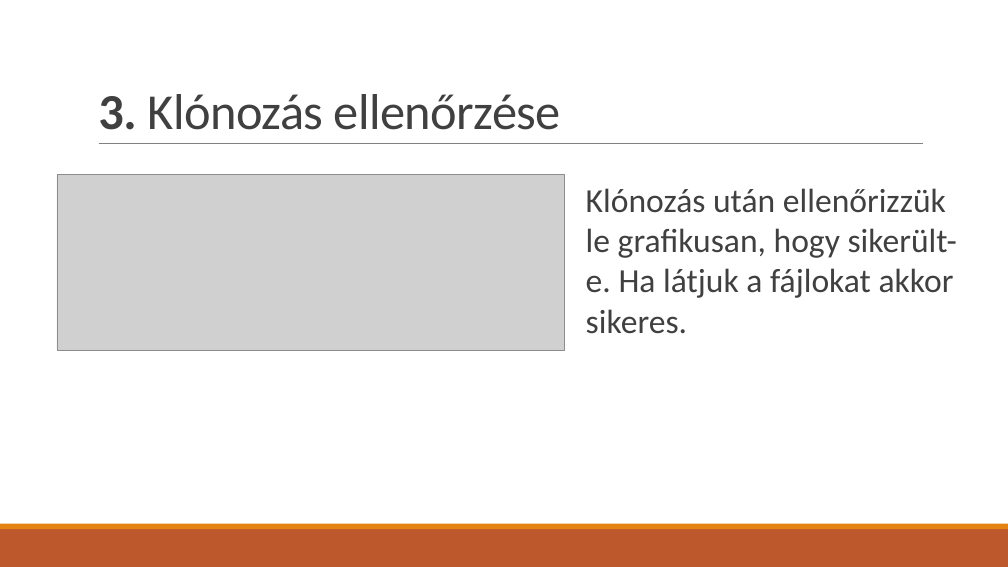
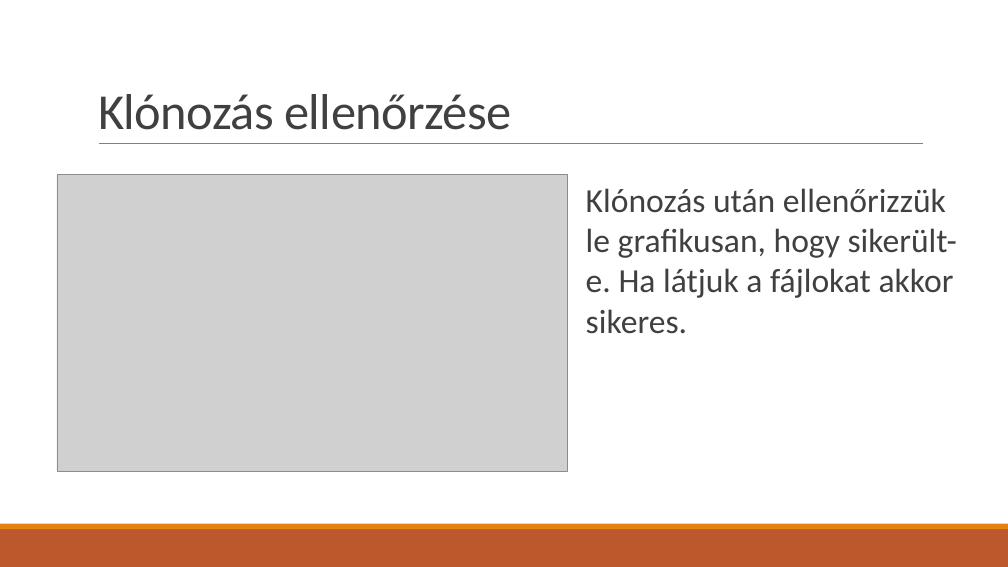
Before and after one commit to BognarBalint/Ikt_Projektmunka_2024-2025_Bogn-r_Roli_Kimi, a slide deck: slide 8 of Git_használat.pptx (slide 6 before the commit). Drawn at 1008x567 pixels with LibreOffice and Linux fonts; fonts in the diff are those of the drawing; grey boxes stand for pictures. Boxes give left, top, right and bottom in pixels: in the first picture for what was removed or moved away, otherwise in the second. Text is boxed around its words. In the diff, an @@ line names an element or a change of style, - is before the commit and + after.

```diff
--- a/Git_használat.pptx
+++ b/Git_használat.pptx
@@ title at bbox=[98, 94, 511, 130]: text changed @@
-3. Klónozás ellenőrzése
+Klónozás ellenőrzése
@@ picture: place and size @@
-picture at bbox=[57, 175, 564, 350]
+picture at bbox=[57, 175, 568, 471]
```
Also in this commit, not shown: 8 other slides changed, 2 slides added.
